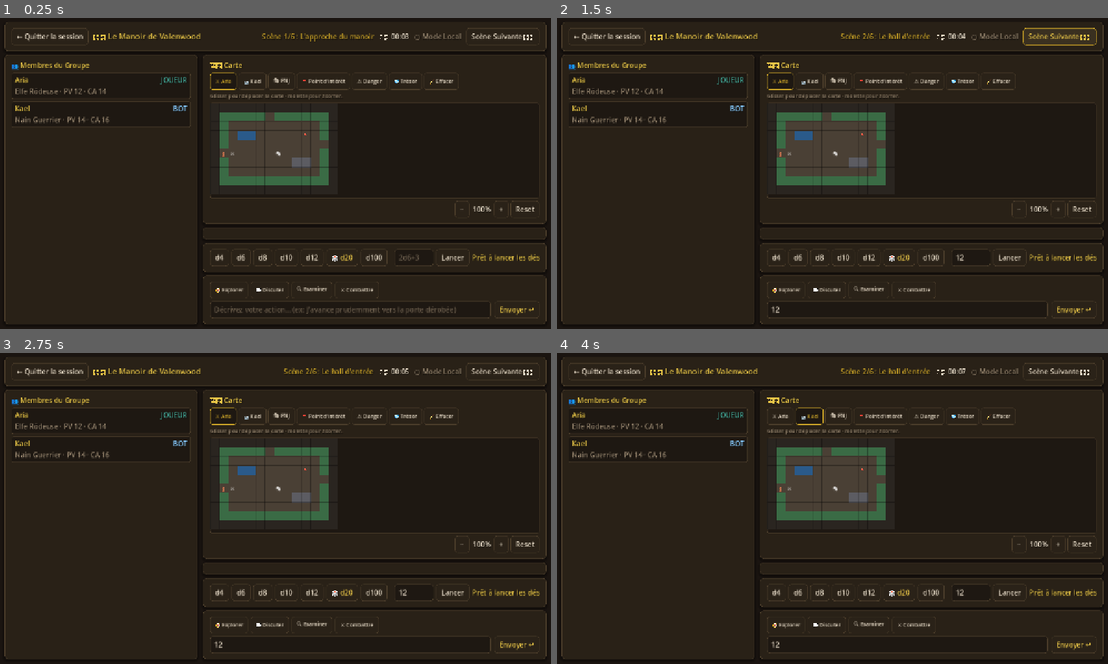
Above: before the commit, frames 1-4 (two rows, left to right).
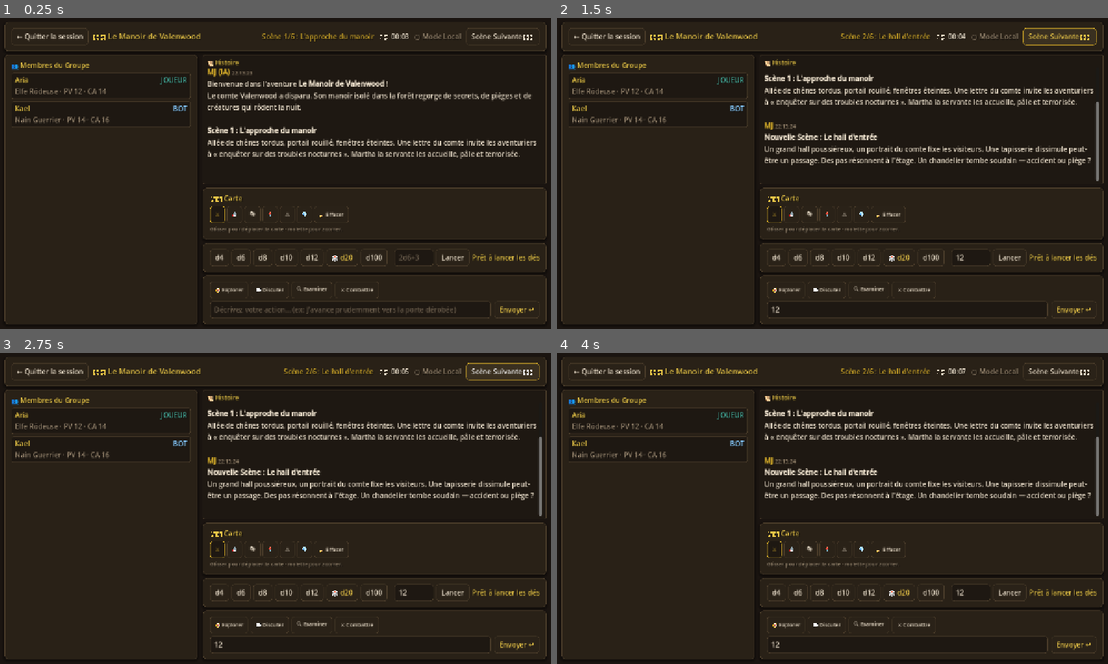
Above: after the commit, the same moments.

Repository: Poisson48/OpenQuest_jdr
Game: Godot game, scene res://scenes/session/session.tscn
Two runs of this game, one before a commit and one after it. Both use one fixed random seed, a clock stepped at 60 frames per second and the inputs below. This scene is started directly instead of the project's main scene.
Inputs (mouse positions are in pixels of both pictures, inside the frame that each line leads up to):
- Up to frame 1 (0.25 s): no input
- Up to frame 2 (1.5 s): click (970, 257) at 0.52 s; type "12" at 0.6 s; click (909, 310) at 0.75 s; type "12" at 0.83 s; click "Scène Suivante ⏭️" at 1.25 s
- Up to frame 3 (2.75 s): click (220, 415) at 2 s, where only the run before the commit has a clickable "⚔️ Aria"
- Up to frame 4 (4 s): click (771, 548) at 2.75 s, where only the run after the commit has a clickable "⚔️"; click (810, 415) at 3.5 s, where only the run before the commit has a clickable "🤖 Kael"

The runs differ from the first frame. In frame 1, 8.4% of the frame differs, in the area x 36-100%, y 11-70%; in frame 2, 8.5%; in frame 3, 8.6%, in the area x 36-100%, y 3-70%; in frame 4, 8.5%.
Error after the commit: Invalid assignment of property or key 'custom_maximum_size' with value of type 'Vector2' on a base object of type 'PanelContainer'. (res://scripts/map_panel.gd…

Commit message:
Corrige l'affichage du journal Histoire dans la session de jeu.
Remonte le texte narratif au-dessus de la carte, limite la hauteur de la carte
et ajoute un test de vérification du layout pour éviter le texte illisible.

Co-authored-by: Cursor <cursoragent@cursor.com>

Diff:
--- a/game/scenes/session/session.tscn
+++ b/game/scenes/session/session.tscn
@@ -80,7 +80,7 @@
 [node name="ContentSplit" type="HSplitContainer" parent="MainLayout"]
 layout_mode = 2
 size_flags_vertical = 3
-split_offset = 320
+split_offset = 280
 
 [node name="Sidebar" type="VBoxContainer" parent="MainLayout/ContentSplit"]
 layout_mode = 2
@@ -140,21 +140,43 @@
 size_flags_stretch_ratio = 2.4
 theme_override_constants/separation = 8
 
-[node name="MapPanel" type="PanelContainer" parent="MainLayout/ContentSplit/MainGameArea"]
-unique_name_in_owner = true
-custom_minimum_size = Vector2(0, 260)
-layout_mode = 2
-script = ExtResource("3_map_panel")
-
 [node name="LogPanel" type="PanelContainer" parent="MainLayout/ContentSplit/MainGameArea"]
 layout_mode = 2
-size_flags_vertical = 3
-
-[node name="GameLog" type="RichTextLabel" parent="MainLayout/ContentSplit/MainGameArea/LogPanel"]
-unique_name_in_owner = true
-layout_mode = 2
+size_flags_horizontal = 3
+size_flags_vertical = 3
+size_flags_stretch_ratio = 3.0
+custom_minimum_size = Vector2(0, 280)
+
+[node name="LogVBox" type="VBoxContainer" parent="MainLayout/ContentSplit/MainGameArea/LogPanel"]
+layout_mode = 2
+size_flags_horizontal = 3
+size_flags_vertical = 3
+theme_override_constants/separation = 0
+
+[node name="LblHistoire" type="Label" parent="MainLayout/ContentSplit/MainGameArea/LogPanel/LogVBox"]
+layout_mode = 2
+theme_override_colors/font_color = Color(0.909804, 0.772549, 0.278431, 1)
+theme_override_font_sizes/font_size = 14
+text = "📜 Histoire"
+
+[node name="GameLog" type="RichTextLabel" parent="MainLayout/ContentSplit/MainGameArea/LogPanel/LogVBox"]
+unique_name_in_owner = true
+layout_mode = 2
+size_flags_horizontal = 3
+size_flags_vertical = 3
 bbcode_enabled = true
 scroll_following = true
+scroll_active = true
+autowrap_mode = 3
+
+[node name="MapPanel" type="PanelContainer" parent="MainLayout/ContentSplit/MainGameArea"]
+unique_name_in_owner = true
+layout_mode = 2
+size_flags_horizontal = 3
+size_flags_vertical = 0
+custom_minimum_size = Vector2(0, 0)
+custom_maximum_size = Vector2(100000, 240)
+script = ExtResource("3_map_panel")
 
 [node name="DiceSection" type="PanelContainer" parent="MainLayout/ContentSplit/MainGameArea"]
 layout_mode = 2
--- a/game/scripts/map_panel.gd
+++ b/game/scripts/map_panel.gd
@@ -23,6 +23,7 @@
 func _build_ui() -> void:
 	var outer := VBoxContainer.new()
 	outer.add_theme_constant_override("separation", 6)
+	outer.size_flags_horizontal = Control.SIZE_EXPAND_FILL
 	add_child(outer)
 
 	var header := HBoxContainer.new()
@@ -44,13 +45,22 @@
 	_nav_bar.visible = false
 	outer.add_child(_nav_bar)
 
+	var toolbar_scroll := ScrollContainer.new()
+	toolbar_scroll.horizontal_scroll_mode = ScrollContainer.SCROLL_MODE_AUTO
+	toolbar_scroll.vertical_scroll_mode = ScrollContainer.SCROLL_MODE_DISABLED
+	toolbar_scroll.size_flags_horizontal = Control.SIZE_EXPAND_FILL
+	outer.add_child(toolbar_scroll)
+
 	_toolbar_container = HBoxContainer.new()
 	_toolbar_container.add_theme_constant_override("separation", 4)
-	outer.add_child(_toolbar_container)
+	_toolbar_container.size_flags_vertical = Control.SIZE_EXPAND_FILL
+	toolbar_scroll.add_child(_toolbar_container)
 
 	_hint_lbl = Label.new()
 	_hint_lbl.add_theme_color_override("font_color", ThemeColors.TEXT_MUTED)
 	_hint_lbl.add_theme_font_size_override("font_size", 12)
+	_hint_lbl.autowrap_mode = TextServer.AUTOWRAP_WORD_SMART
+	_hint_lbl.size_flags_horizontal = Control.SIZE_EXPAND_FILL
 	outer.add_child(_hint_lbl)
 
 	var map_panel := PanelContainer.new()
@@ -60,8 +70,8 @@
 	map_style.set_border_width_all(1)
 	map_style.set_corner_radius_all(4)
 	map_panel.add_theme_stylebox_override("panel", map_style)
-	map_panel.custom_minimum_size = Vector2(0, 220)
-	map_panel.size_flags_vertical = Control.SIZE_EXPAND_FILL
+	map_panel.custom_minimum_size = Vector2(0, 160)
+	map_panel.custom_maximum_size = Vector2(100000, 200)
 	outer.add_child(map_panel)
 
 	_map_host = Control.new()
@@ -163,7 +173,9 @@
 
 	for member in party:
 		var mid: String = member.get("id", "")
-		var btn := _make_tool_button(_member_emoji(member, quest_format) + " " + member.get("name", ""))
+		var em := _member_emoji(member, quest_format)
+		var btn := _make_tool_button(em)
+		btn.tooltip_text = member.get("name", "")
 		btn.button_pressed = _session_tool.get("mode") == "member" and _session_tool.get("member_id") == mid
 		btn.pressed.connect(func():
 			_session_tool = { "mode": "member", "member_id": mid }
@@ -174,7 +186,8 @@
 
 	for marker_type in MapData.get_session_marker_types(quest_format, display_map):
 		var em := MapData.get_marker_emoji(marker_type)
-		var btn := _make_tool_button("%s %s" % [em, MapData.get_marker_label(marker_type)])
+		var btn := _make_tool_button(em)
+		btn.tooltip_text = MapData.get_marker_label(marker_type)
 		btn.button_pressed = _session_tool.get("mode") == "marker" and _session_tool.get("marker_type") == marker_type
 		var captured_type: String = marker_type
 		btn.pressed.connect(func():
@@ -198,6 +211,7 @@
 	btn.text = text
 	btn.toggle_mode = true
 	btn.add_theme_font_size_override("font_size", 12)
+	btn.custom_minimum_size = Vector2(32, 28)
 	return btn
 
 func _render_active_map(state: Dictionary) -> void:
--- a/game/scripts/session.gd
+++ b/game/scripts/session.gd
@@ -27,6 +27,25 @@
 	custom_dice_input.text_submitted.connect(func(_t): _on_roll_custom_dice())
 
 	%BtnGmSend.pressed.connect(_on_gm_send_pressed)
+
+	log_label.size_flags_horizontal = Control.SIZE_EXPAND_FILL
+	log_label.size_flags_vertical = Control.SIZE_EXPAND_FILL
+	log_label.autowrap_mode = TextServer.AUTOWRAP_WORD_SMART
+	log_label.scroll_active = true
+	log_label.add_theme_constant_override("line_separation", 4)
+
+	var log_panel: PanelContainer = log_label.get_parent().get_parent() as PanelContainer
+	if log_panel:
+		var style := StyleBoxFlat.new()
+		style.bg_color = ThemeColors.BG_INPUT
+		style.border_color = ThemeColors.BORDER
+		style.set_border_width_all(1)
+		style.set_corner_radius_all(4)
+		style.content_margin_left = 10
+		style.content_margin_right = 10
+		style.content_margin_top = 8
+		style.content_margin_bottom = 8
+		log_panel.add_theme_stylebox_override("panel", style)
 
 	_setup_quick_dice_buttons()
 	_setup_suggestion_buttons()
--- /dev/null
+++ b/game/scripts/tests/layout_verify_test.gd
@@ -0,0 +1,68 @@
+extends SceneTree
+
+func _init() -> void:
+	call_deferred("_run")
+
+func _run() -> void:
+	await process_frame
+	var gd = get_root().get_node("GameData")
+	gd.clear_active_game()
+	var party := [
+		{ "id": "p1", "name": "Aria", "race": "Elfe", "class": "Rôdeuse", "hp": 12, "ac": 14, "isPlayer": true, "isBot": false },
+		{ "id": "p2", "name": "Sera", "race": "Demi-elfe", "class": "Clerc", "hp": 11, "ac": 15, "isPlayer": false, "isBot": true },
+		{ "id": "p3", "name": "Zara", "race": "Tieffelin", "class": "Occultiste", "hp": 10, "ac": 13, "isPlayer": false, "isBot": true },
+		{ "id": "p4", "name": "Lyra", "race": "Elfe", "class": "Mage", "hp": 8, "ac": 12, "isPlayer": false, "isBot": true },
+	]
+	gd.create_new_game("demo-couronne-fracturee", "solo", "ai", "long", party)
+	var long_gm := (
+		"Bienvenue dans l'aventure [b]La Couronne Fracturée[/b] !\n\n"
+		+ "[b]Personnages clés :[/b]\n"
+		+ "• [b]Lysa l'apprentie[/b] — froide. Elle connaît des passages secrets.\n"
+		+ "• [b]Bram l'apothicaire[/b] — Aldric n'avait pas d'allié plus loyal.\n"
+		+ "• [b]Petronille la tavernière[/b] — son alibi est fragile mais plausible.\n"
+		+ "• [b]Zephon le garde[/b] — il a vu quelque chose cette nuit-là.\n"
+		+ "• [b]Maître Corbin[/b] — le notaire détient des documents compromettants.\n"
+	)
+	gd.add_log_entry("MJ (IA)", long_gm, "gm")
+
+	change_scene_to_file("res://scenes/session/session.tscn")
+	await _wait_scene("Session")
+
+	for _i in range(60):
+		await process_frame
+
+	var session = current_scene
+	var game_log: RichTextLabel = session.get_node("%GameLog")
+	var map_panel: Control = session.get_node("%MapPanel")
+
+	var log_scroll := game_log.get_v_scroll_bar()
+	if log_scroll:
+		log_scroll.value = log_scroll.max_value
+
+	await process_frame
+	await process_frame
+
+	var viewport_w := DisplayServer.window_get_size().x
+	var log_w := int(game_log.size.x)
+	var map_w := int(map_panel.size.x)
+	var log_h := int(game_log.size.y)
+	var log_ok := log_w >= int(viewport_w * 0.45)
+	var height_ok := log_h >= 180
+	var ratio := float(log_w) / float(viewport_w) if viewport_w > 0 else 0.0
+
+	var img: Image = get_root().get_texture().get_image()
+	var shot_path := "user://layout_verify.png"
+	if img:
+		img.save_png(shot_path)
+
+	print("=== LAYOUT VERIFY ===")
+	print("viewport_w=", viewport_w, " log_w=", log_w, " log_h=", log_h, " map_w=", map_w, " ratio=", ratio)
+	print("log_width_ok=", log_ok, " log_height_ok=", height_ok)
+	print("screenshot=", shot_path)
+	quit(0 if log_ok and height_ok else 1)
+
+func _wait_scene(root_name: String, max_frames := 120) -> void:
+	for _i in range(max_frames):
+		await process_frame
+		if current_scene and current_scene.name == root_name:
+			return
Not shown, changed: docs/flow_test_screenshots/04_session_carte.png
Not shown, changed: docs/flow_test_screenshots/08_action_joueur.png
Not shown, added: docs/flow_test_screenshots/layout_verify.png
